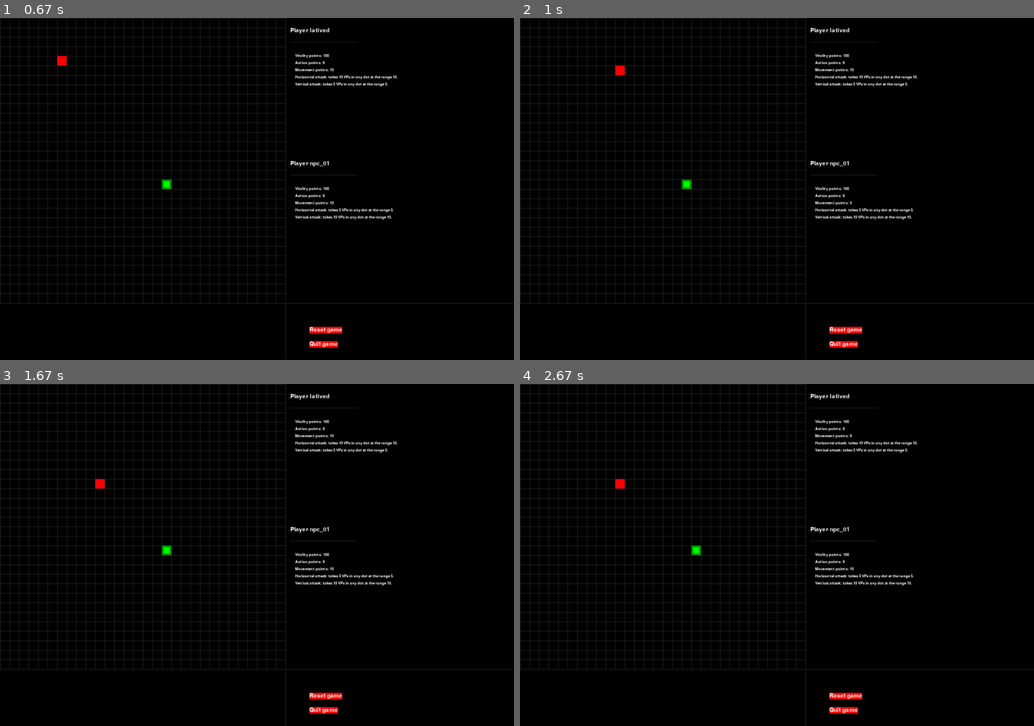
Above: before the commit, frames 1-4 (two rows, left to right).
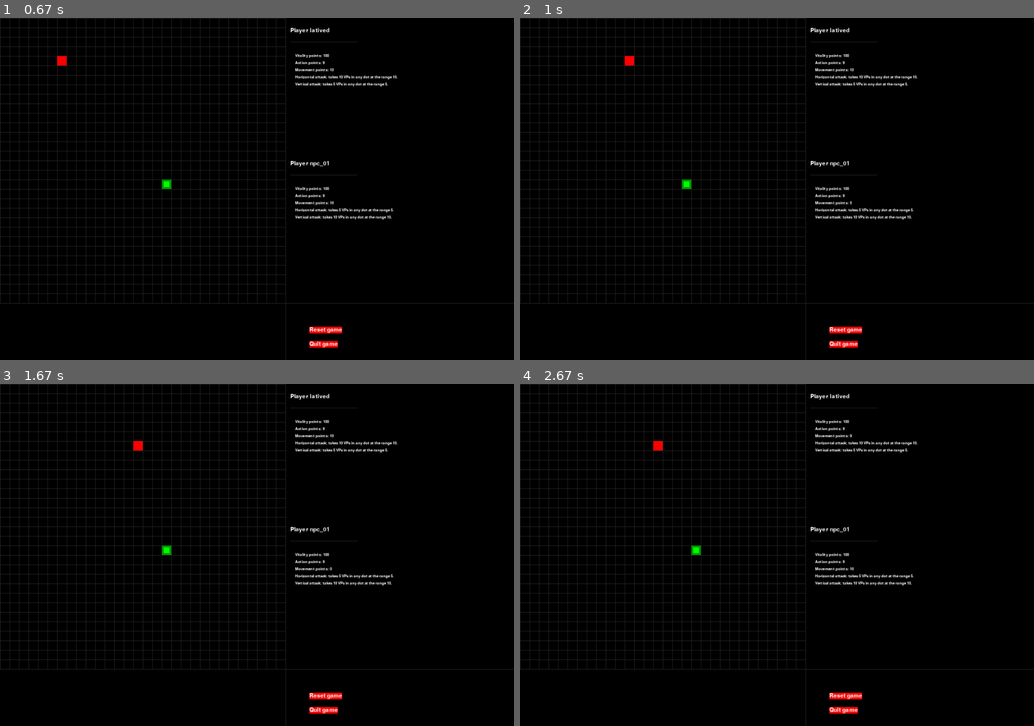
Above: after the commit, the same moments.

Repository: latived/ia2-p1
Game: pygame game, started from game.py
Two runs of this game, one before a commit and one after it. Both use one fixed random seed, a clock stepped at 60 frames per second and the inputs below.
Inputs:
- Up to frame 1 (0.67 s): tap Enter at 0.33 s
- Up to frame 2 (1 s): tap P at 0.67 s
- Up to frame 3 (1.67 s): no input
- Up to frame 4 (2.67 s): tap Enter at 2 s; hold Right from 2.33 s (still down)

Frame 1 is identical in both runs. In frame 2, 0.1% of the frame differs, in the area x 18-23%, y 11-17%; in frame 3, 0.1%, in the area x 18-65%, y 16-55%; in frame 4, 0.1%.

Commit message:
Implemented fitness evaluation phase.

Diff:
--- a/ga.py
+++ b/ga.py
@@ -143,11 +143,45 @@
     if len(population) == 0:
         population = generateInitialPopulation()
 
-    populationWithoutMonsters = removeMonstersIfAny(population, dotPlayerCoords, dotNpcCoords, dotNpcMP)
-
-    #return population
-    # Last for test purposes
-    return populationWithoutMonsters[-1]
+    population = removeMonstersIfAny(population, dotPlayerCoords, dotNpcCoords, dotNpcMP)
+
+    population = computeIndividualsFitness(population, dotPlayerCoords)
+
+    population = sorted(population, key=lambda tup: tup[0])
+
+    return population[0][1]
+    # first individual, its coords
+
+
+def computeIndividualsFitness(population, dotPlayerCoords):
+
+    px = dotPlayerCoords['x']
+    py = dotPlayerCoords['y']
+
+    populationRanked = []
+
+    for individual in population:
+        ix = individual['x']
+        iy = individual['y']
+        fitness = min(abs(px - ix), abs(py - iy))
+        populationRanked.append((fitness, individual))
+
+    # 2nd step
+    populationRanked = sorted(populationRanked, key=lambda tup: tup[0])
+    sizePopRank = len(populationRanked)
+    population = populationRanked[:sizePopRank//2].copy()
+    populationRanked = []
+
+    for (fitness, individual) in population:
+        ix = individual['x']
+        iy = individual['y']
+        if (abs(px - ix) < abs(py - iy)):
+            newFitness = fitness + abs(py - iy)
+        else:
+            newFitness = fitness + abs(px - ix)
+        populationRanked.append((newFitness, individual))
+
+    return populationRanked
 
 def removeMonstersIfAny(population, dotPlayerCoords, dotNpcCoords, dotNpcMP):
     newPopulation = []
